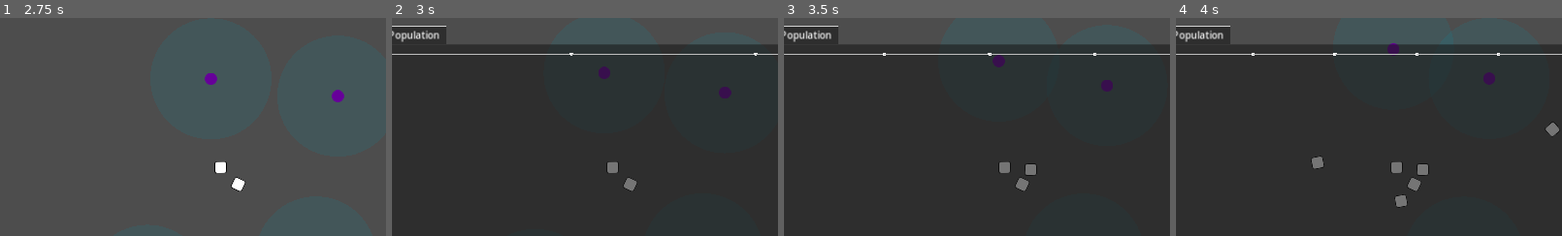
Above: before the commit, frames 1-4 (left to right).
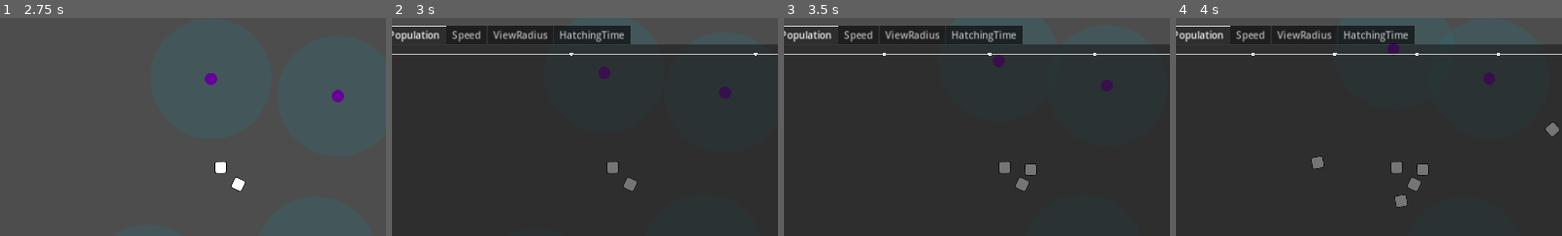
Above: after the commit, the same moments.

Repository: wivest/Natural-Selection
Game: Godot game, scene res://main.tscn
Two runs of this game, one before a commit and one after it. Both use one fixed random seed, a clock stepped at 60 frames per second and the inputs below.
Inputs:
- Up to frame 1 (2.75 s): click "Restart" at 0.5 s; click "Restart" at 1.25 s; click "Restart" at 2 s
- Up to frame 2 (3 s): click "Statistics" at 2.75 s
- Up to frame 3 (3.5 s): no input
- Up to frame 4 (4 s): click "Current" at 3.5 s
The pictures show only the part of the screen within x 3-53%, y 0-50%; the shares and areas given below are measured in that part.

Frame 1 is identical in both runs. In frame 2, 3.6% of the frame differs, in the area x 14-62%, y 3-12%; in frame 3, 3.6%; in frame 4, 3.6%.

Commit message:
refactor: delete all chart scenes

Diff:
--- a/ui/tabs/statistics/hatching_time/chart.tscn
+++ /dev/null
@@ -1,20 +0,0 @@
-[gd_scene load_steps=3 format=3 uid="uid://cy6m4lpyd41nx"]
-
-[ext_resource type="Script" path="res://ui/tabs/statistics/chart/chart.gd" id="1_yhaco"]
-[ext_resource type="PackedScene" uid="uid://b5a6lo6rfxyt2" path="res://ui/tabs/statistics/chart/parameters.tscn" id="2_qdjed"]
-
-[node name="Chart" type="VBoxContainer"]
-anchors_preset = 15
-anchor_right = 1.0
-anchor_bottom = 1.0
-grow_horizontal = 2
-grow_vertical = 2
-
-[node name="Graph" type="Control" parent="." node_paths=PackedStringArray("parameters")]
-layout_mode = 2
-size_flags_vertical = 3
-script = ExtResource("1_yhaco")
-parameters = NodePath("../Parameters")
-
-[node name="Parameters" parent="." instance=ExtResource("2_qdjed")]
-layout_mode = 2
--- a/ui/tabs/statistics/population/chart.tscn
+++ /dev/null
@@ -1,21 +0,0 @@
-[gd_scene load_steps=3 format=3 uid="uid://bybyo71adhl4m"]
-
-[ext_resource type="Script" path="res://ui/tabs/statistics/chart/chart.gd" id="1_t4kbf"]
-[ext_resource type="PackedScene" uid="uid://b5a6lo6rfxyt2" path="res://ui/tabs/statistics/chart/parameters.tscn" id="2_b3h4i"]
-
-[node name="Chart" type="VBoxContainer"]
-anchors_preset = 15
-anchor_right = 1.0
-anchor_bottom = 1.0
-grow_horizontal = 2
-grow_vertical = 2
-
-[node name="Graph" type="Control" parent="." node_paths=PackedStringArray("parameters")]
-layout_mode = 2
-size_flags_vertical = 3
-script = ExtResource("1_t4kbf")
-parameters = NodePath("../Parameters")
-
-[node name="Parameters" parent="." instance=ExtResource("2_b3h4i")]
-layout_mode = 2
-padding = 0
--- a/ui/tabs/statistics/speed/chart.tscn
+++ /dev/null
@@ -1,20 +0,0 @@
-[gd_scene load_steps=3 format=3 uid="uid://d4mdilcvrwcir"]
-
-[ext_resource type="Script" path="res://ui/tabs/statistics/chart/chart.gd" id="1_7hgwt"]
-[ext_resource type="PackedScene" uid="uid://b5a6lo6rfxyt2" path="res://ui/tabs/statistics/chart/parameters.tscn" id="2_wld0e"]
-
-[node name="Chart" type="VBoxContainer"]
-anchors_preset = 15
-anchor_right = 1.0
-anchor_bottom = 1.0
-grow_horizontal = 2
-grow_vertical = 2
-
-[node name="Graph" type="Control" parent="." node_paths=PackedStringArray("parameters")]
-layout_mode = 2
-size_flags_vertical = 3
-script = ExtResource("1_7hgwt")
-parameters = NodePath("../Parameters")
-
-[node name="Parameters" parent="." instance=ExtResource("2_wld0e")]
-layout_mode = 2
--- a/ui/tabs/statistics/statistics.tscn
+++ b/ui/tabs/statistics/statistics.tscn
@@ -1,11 +1,23 @@
-[gd_scene load_steps=5 format=3 uid="uid://thhd74d7nm65"]
+[gd_scene load_steps=11 format=3 uid="uid://thhd74d7nm65"]
 
 [ext_resource type="Script" path="res://ui/tabs/statistics/chart/chart.gd" id="1_3uxui"]
-[ext_resource type="Script" path="res://ui/tabs/statistics/population/getter.gd" id="2_lmoi6"]
+[ext_resource type="Script" path="res://ui/tabs/statistics/chart/getters/population.gd" id="2_3u3pa"]
 [ext_resource type="PackedScene" uid="uid://b5a6lo6rfxyt2" path="res://ui/tabs/statistics/chart/parameters.tscn" id="3_eb8hw"]
+[ext_resource type="Script" path="res://ui/tabs/statistics/chart/getters/speed.gd" id="4_1ekuv"]
+[ext_resource type="Script" path="res://ui/tabs/statistics/chart/getters/view_radius.gd" id="5_qa06g"]
+[ext_resource type="Script" path="res://ui/tabs/statistics/chart/getters/hatching_time.gd" id="6_uwi8f"]
 
-[sub_resource type="Resource" id="Resource_8op1e"]
-script = ExtResource("2_lmoi6")
+[sub_resource type="Resource" id="Resource_xb0yr"]
+script = ExtResource("2_3u3pa")
+
+[sub_resource type="Resource" id="Resource_udqgt"]
+script = ExtResource("4_1ekuv")
+
+[sub_resource type="Resource" id="Resource_1ihg0"]
+script = ExtResource("5_qa06g")
+
+[sub_resource type="Resource" id="Resource_13tpy"]
+script = ExtResource("6_uwi8f")
 
 [node name="Statistics" type="TabContainer"]
 anchors_preset = 15
@@ -28,8 +40,83 @@
 layout_mode = 2
 size_flags_vertical = 3
 script = ExtResource("1_3uxui")
-getter = SubResource("Resource_8op1e")
+getter = SubResource("Resource_xb0yr")
 parameters = NodePath("../Parameters")
 
 [node name="Parameters" parent="Population/VBoxContainer" instance=ExtResource("3_eb8hw")]
 layout_mode = 2
+
+[node name="Speed" type="MarginContainer" parent="."]
+visible = false
+layout_mode = 2
+theme_override_constants/margin_left = 16
+theme_override_constants/margin_top = 16
+theme_override_constants/margin_right = 16
+theme_override_constants/margin_bottom = 16
+
+[node name="VBoxContainer" type="VBoxContainer" parent="Speed"]
+layout_mode = 2
+
+[node name="Chart" type="Control" parent="Speed/VBoxContainer" node_paths=PackedStringArray("parameters")]
+layout_mode = 2
+size_flags_vertical = 3
+script = ExtResource("1_3uxui")
+getter = SubResource("Resource_udqgt")
+parameters = NodePath("../../../Population/VBoxContainer/Parameters")
+
+[node name="Parameters" parent="Speed/VBoxContainer" node_paths=PackedStringArray("step", "view_mode", "clear", "timer") instance=ExtResource("3_eb8hw")]
+layout_mode = 2
+step = NodePath("../../../Population/VBoxContainer/Parameters/Step")
+view_mode = NodePath("../../../Population/VBoxContainer/Parameters/ViewMode")
+clear = NodePath("../../../Population/VBoxContainer/Parameters/Clear")
+timer = NodePath("../../../Population/VBoxContainer/Parameters/StepTimer")
+
+[node name="ViewRadius" type="MarginContainer" parent="."]
+visible = false
+layout_mode = 2
+theme_override_constants/margin_left = 16
+theme_override_constants/margin_top = 16
+theme_override_constants/margin_right = 16
+theme_override_constants/margin_bottom = 16
+
+[node name="VBoxContainer" type="VBoxContainer" parent="ViewRadius"]
+layout_mode = 2
+
+[node name="Chart" type="Control" parent="ViewRadius/VBoxContainer" node_paths=PackedStringArray("parameters")]
+layout_mode = 2
+size_flags_vertical = 3
+script = ExtResource("1_3uxui")
+getter = SubResource("Resource_1ihg0")
+parameters = NodePath("../../../Population/VBoxContainer/Parameters")
+
+[node name="Parameters" parent="ViewRadius/VBoxContainer" node_paths=PackedStringArray("step", "view_mode", "clear", "timer") instance=ExtResource("3_eb8hw")]
+layout_mode = 2
+step = NodePath("../../../Population/VBoxContainer/Parameters/Step")
+view_mode = NodePath("../../../Population/VBoxContainer/Parameters/ViewMode")
+clear = NodePath("../../../Population/VBoxContainer/Parameters/Clear")
+timer = NodePath("../../../Population/VBoxContainer/Parameters/StepTimer")
+
+[node name="HatchingTime" type="MarginContainer" parent="."]
+visible = false
+layout_mode = 2
+theme_override_constants/margin_left = 16
+theme_override_constants/margin_top = 16
+theme_override_constants/margin_right = 16
+theme_override_constants/margin_bottom = 16
+
+[node name="VBoxContainer" type="VBoxContainer" parent="HatchingTime"]
+layout_mode = 2
+
+[node name="Chart" type="Control" parent="HatchingTime/VBoxContainer" node_paths=PackedStringArray("parameters")]
+layout_mode = 2
+size_flags_vertical = 3
+script = ExtResource("1_3uxui")
+getter = SubResource("Resource_13tpy")
+parameters = NodePath("../../../Population/VBoxContainer/Parameters")
+
+[node name="Parameters" parent="HatchingTime/VBoxContainer" node_paths=PackedStringArray("step", "view_mode", "clear", "timer") instance=ExtResource("3_eb8hw")]
+layout_mode = 2
+step = NodePath("../../../Population/VBoxContainer/Parameters/Step")
+view_mode = NodePath("../../../Population/VBoxContainer/Parameters/ViewMode")
+clear = NodePath("../../../Population/VBoxContainer/Parameters/Clear")
+timer = NodePath("../../../Population/VBoxContainer/Parameters/StepTimer")
--- a/ui/tabs/statistics/view_radius/chart.tscn
+++ /dev/null
@@ -1,20 +0,0 @@
-[gd_scene load_steps=3 format=3 uid="uid://dl8qyr0shr4q7"]
-
-[ext_resource type="Script" path="res://ui/tabs/statistics/chart/chart.gd" id="1_brqu8"]
-[ext_resource type="PackedScene" uid="uid://b5a6lo6rfxyt2" path="res://ui/tabs/statistics/chart/parameters.tscn" id="2_btqx6"]
-
-[node name="Chart" type="VBoxContainer"]
-anchors_preset = 15
-anchor_right = 1.0
-anchor_bottom = 1.0
-grow_horizontal = 2
-grow_vertical = 2
-
-[node name="Graph" type="Control" parent="." node_paths=PackedStringArray("parameters")]
-layout_mode = 2
-size_flags_vertical = 3
-script = ExtResource("1_brqu8")
-parameters = NodePath("../Parameters")
-
-[node name="Parameters" parent="." instance=ExtResource("2_btqx6")]
-layout_mode = 2
Renamed: ui/tabs/statistics/hatching_time/getter.gd -> ui/tabs/statistics/chart/getters/hatching_time.gd
Renamed: ui/tabs/statistics/population/getter.gd -> ui/tabs/statistics/chart/getters/population.gd
Renamed: ui/tabs/statistics/speed/getter.gd -> ui/tabs/statistics/chart/getters/speed.gd
Renamed: ui/tabs/statistics/view_radius/getter.gd -> ui/tabs/statistics/chart/getters/view_radius.gd
